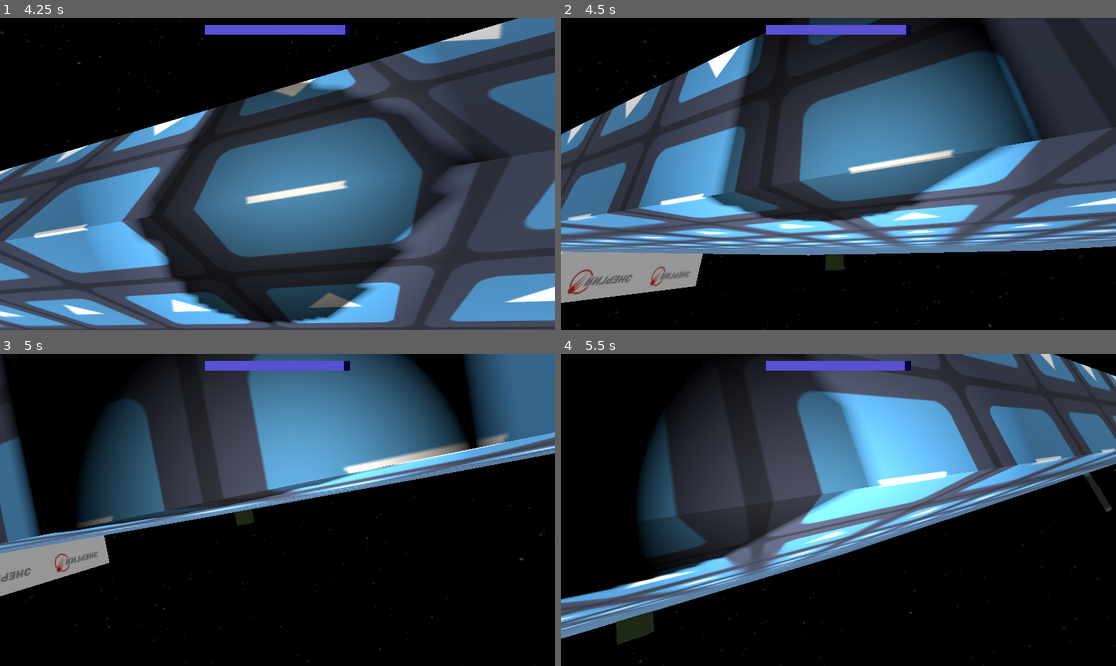
Above: before the commit, frames 1-4 (two rows, left to right).
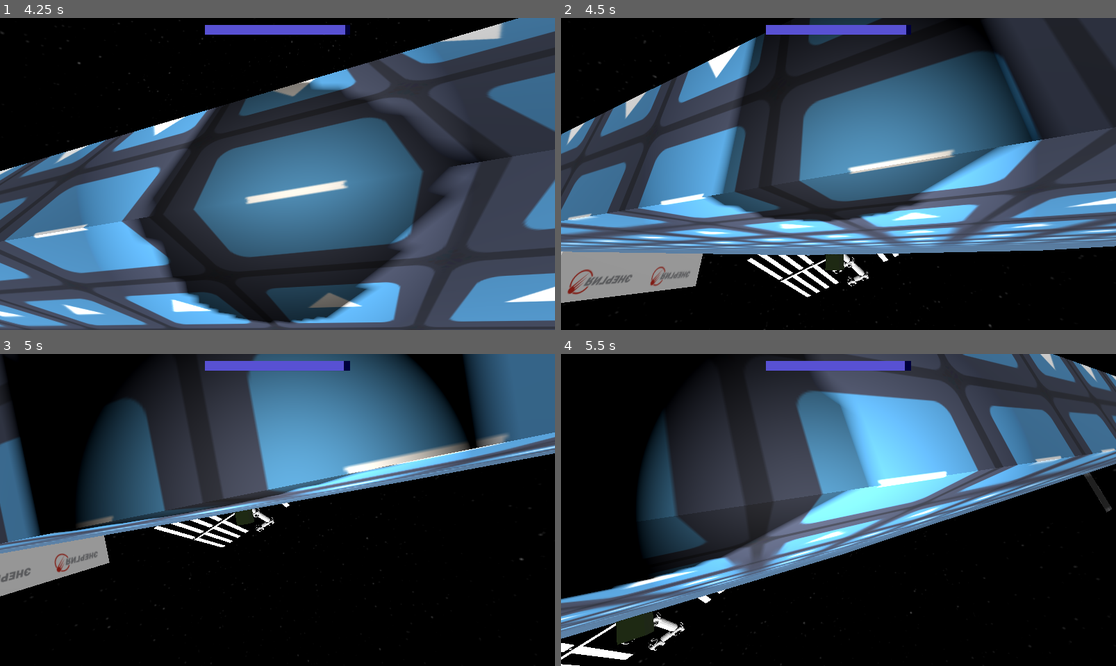
Above: after the commit, the same moments.

Repository: YuraStebel/CosmosGodotProject
Game: Godot game, scene res://scenes/wrld.tscn
Same seed, same stepped clock (60 frames per second), same inputs: the game is played once before the commit and once after it. The engine's default icon, where the game draws it, is replaced by a stand-in: a white triangle on a blue panel in a dark square.
Inputs (mouse positions are in pixels of both pictures, inside the frame that each line leads up to):
- Up to frame 1 (4.25 s): click (277, 205) at 0.52 s; type "12" at 0.6 s; click "Host" at 1.25 s; tap Enter (ui_accept) at 2, 2.27, 3.02 s; move the mouse to (305, 174) at 2.02 s; hold W (forward) from 2.03 s (still down); tap D (righ) at 2.1, 2.85, 3.6 s; move the mouse to (249, 174) at 2.77 s; move the mouse to (288, 167) at 3.52 s
- Up to frame 2 (4.5 s): keep holding W (forward); move the mouse to (832, 180) at 4.27 s; tap D (righ) at 4.35 s
- Up to frame 3 (5 s): keep holding W (forward); tap Enter (ui_accept) at 4.52 s
- Up to frame 4 (5.5 s): keep holding W (forward); move the mouse to (877, 513) at 5.02 s; tap D (righ) at 5.1 s; tap Enter (ui_accept) at 5.27 s

Frame 1 is identical in both runs. In frame 2, 0.8% of the frame differs, in the area x 33-61%, y 75-90%; in frame 3, 0.6%; in frame 4, 0.7%.

Commit message:
добавил огрызок станции

Diff:
--- /dev/null
+++ b/scenes/space_station.tscn
@@ -0,0 +1,5 @@
+[gd_scene load_steps=2 format=3 uid="uid://bsgkjamoxjbsv"]
+
+[ext_resource type="PackedScene" uid="uid://byw5ntucm8jo5" path="res://models/SpaceStation.glb" id="1_7af64"]
+
+[node name="SpaceStation" instance=ExtResource("1_7af64")]
--- a/scenes/wrld.tscn
+++ b/scenes/wrld.tscn
@@ -6,6 +6,7 @@
 [ext_resource type="Texture2D" uid="uid://dwkrxscahr47b" path="res://images/1024px-Roscosmos_logo_en.svg.png" id="3_1fck1"]
 [ext_resource type="Texture2D" uid="uid://dr0lda1yvi5hx" path="res://images/djiabz1l0z64hy90d6kd0rdj84k2jwj3.jpg" id="4_iregm"]
 [ext_resource type="PackedScene" uid="uid://cnllahjfdnqyw" path="res://scenes/test_oxygen_refiller.tscn" id="6_wjubb"]
+[ext_resource type="PackedScene" uid="uid://bsgkjamoxjbsv" path="res://scenes/space_station.tscn" id="7_dcih3"]
 
 [sub_resource type="PanoramaSkyMaterial" id="PanoramaSkyMaterial_dcih3"]
 panorama = ExtResource("2_wjubb")
@@ -136,5 +137,8 @@
 [node name="TestOxygenRefiller" parent="." instance=ExtResource("6_wjubb")]
 transform = Transform3D(1, 0, 0, 0, 1, 0, 0, 0, 1, -4.64713, 1, 6.29736)
 
+[node name="SpaceStation" parent="." instance=ExtResource("7_dcih3")]
+transform = Transform3D(0.928492, 0.32918, 0.171879, -0.371352, 0.823051, 0.42975, 0, -0.462847, 0.886438, -39, 0, 99)
+
 [connection signal="pressed" from="CanvasLayer/MainMenu/MarginContainer/VBoxContainer/HostButton" to="." method="_on_host_button_pressed"]
 [connection signal="pressed" from="CanvasLayer/MainMenu/MarginContainer/VBoxContainer/JoinButton" to="." method="_on_join_button_pressed"]
Binary file added: models/SpaceStation.glb
Not shown, added: models/SpaceStation.glb.import
Not shown: 1 places in scenes/wrld.tscn that only renumber resources
